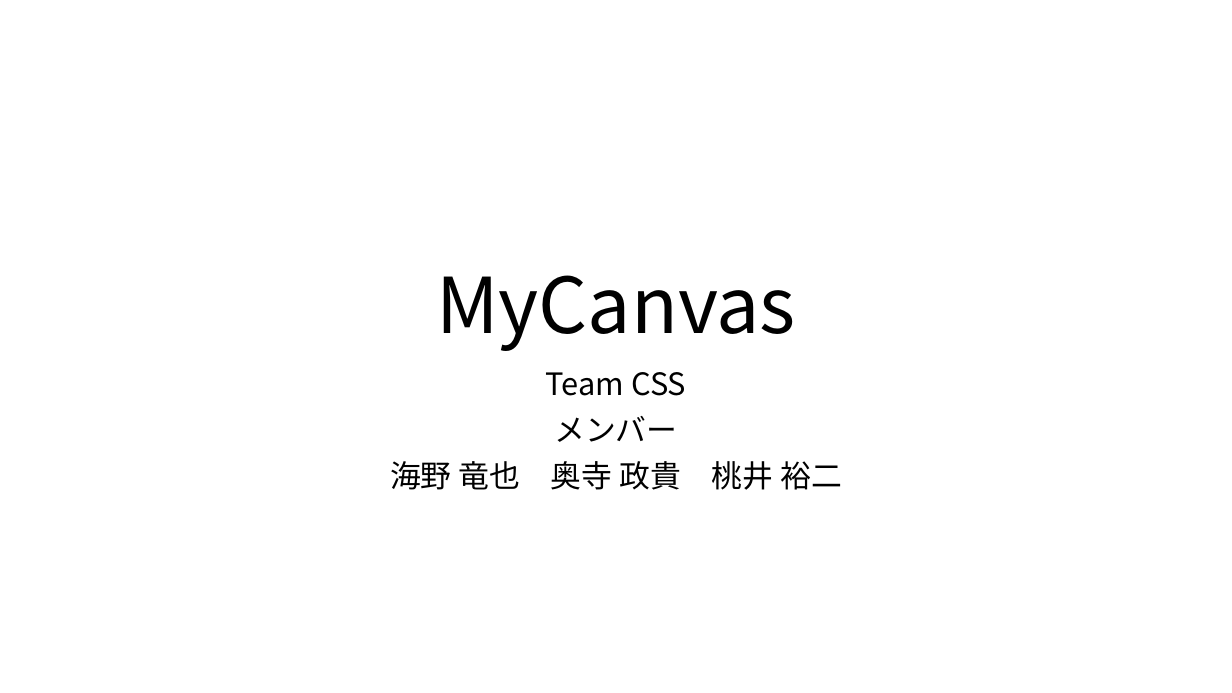
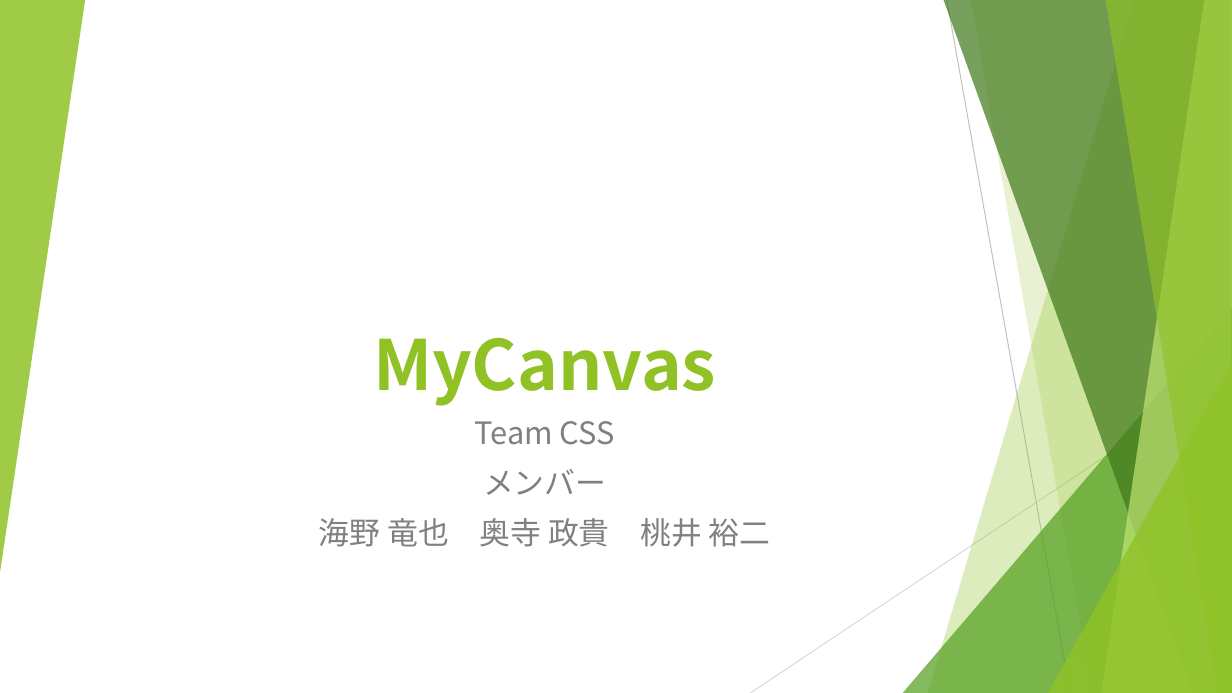
Before and after one commit to ColorSchemeSystem/CSS, a slide deck: slide 1 of CSS_プレゼン資料.pptx. Drawn at 1232x693 pixels with LibreOffice and Linux fonts; fonts in the diff are those of the drawing. Boxes give left, top, right and bottom in pixels: in the first picture for what was removed or moved away, otherwise in the second. Text is boxed around its words. In the diff, an @@ line names an element or a change of style, - is before the commit and + after.

```diff
--- a/CSS_プレゼン資料.pptx
+++ b/CSS_プレゼン資料.pptx
@@ group added at (0,0,1232,693): 5 freeform shapes, 3 triangles, 2 lines @@
@@ title "MyCanvas": place and size @@
-title "MyCanvas" at (436,275,796,351)
+title "MyCanvas" at (373,337,716,406)
@@ title "MyCanvas" at (373,337,716,406): size 60 to 54 pt, text colour #000000 to #90C226, bold on; line spacing 0.9 to 1 @@
@@ subtitle "Team CSS": place and size @@
-subtitle "Team CSS" at (390,372,842,490)
+subtitle "Team CSS" at (319,421,771,547)
@@ subtitle "Team CSS" at (319,421,771,547): text colour #000000 to #808080; line spacing 0.9 to 1 @@
```
Also in this commit, not shown: 8 other slides changed.
